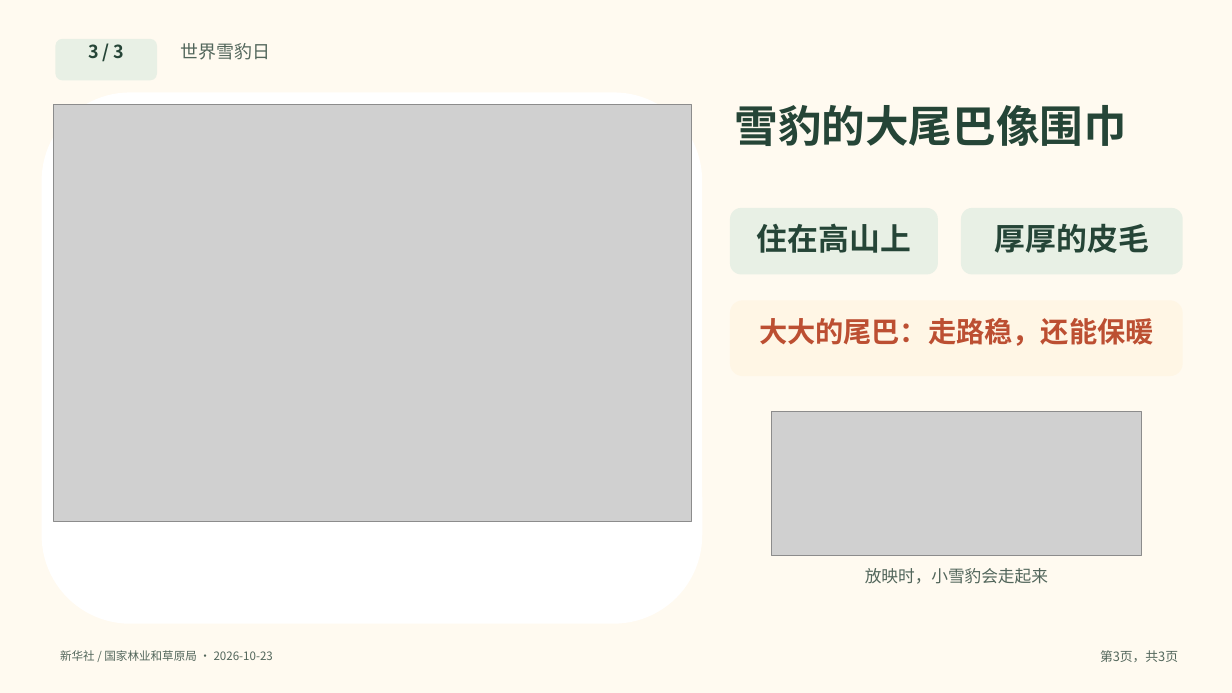
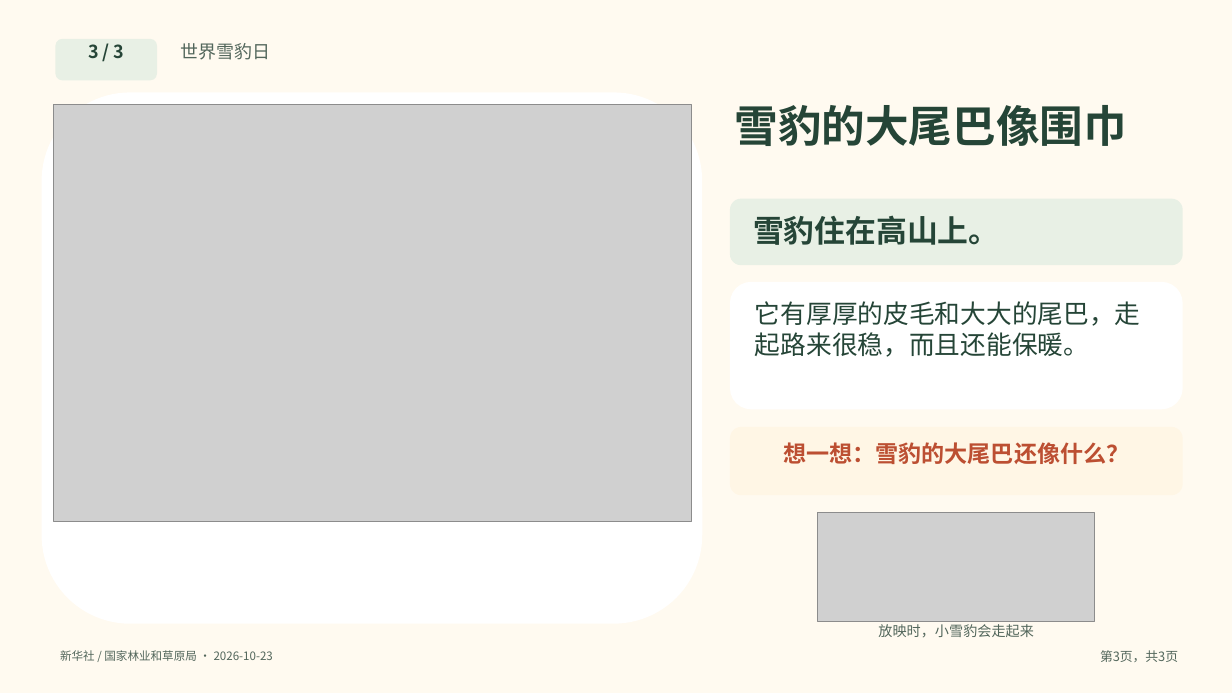
Before and after one commit to solomonhe-hgx/daily-news, a slide deck: slide 3 of daily-news/2026-10-27/今日新闻-2026-10-27.pptx. Drawn at 1232x693 pixels with LibreOffice and Linux fonts; fonts in the diff are those of the drawing; grey boxes stand for pictures. Boxes give left, top, right and bottom in pixels: in the first picture for what was removed or moved away, otherwise in the second. Text is boxed around its words. In the diff, an @@ line names an element or a change of style, - is before the commit and + after.

```diff
--- a/daily-news/2026-10-27/今日新闻-2026-10-27.pptx
+++ b/daily-news/2026-10-27/今日新闻-2026-10-27.pptx
@@ rounded rectangle: place and size @@
-rounded rectangle at [730, 208, 938, 274]
+rounded rectangle at [730, 199, 1183, 265]
@@ text at [753, 215, 999, 245]: text changed @@
-住在高山上
+雪豹住在高山上。
@@ text removed at [995, 223, 1149, 253] @@
-厚厚的皮毛
@@ rounded rectangle: place and size @@
-rounded rectangle at [961, 208, 1183, 274]
+rounded rectangle at [730, 282, 1183, 409]
@@ rounded rectangle at [730, 282, 1183, 409]: fill #E8F0E5 to #FFFFFF @@
@@ text at [755, 301, 1141, 357]: text changed; size 22 to 20 pt; text colour #BC4F32 to #254537; bold off @@
-大大的尾巴：走路稳，还能保暖
+它有厚厚的皮毛和大大的尾巴，走起路来很稳，而且还能保暖。
@@ rounded rectangle: place and size @@
-rounded rectangle at [730, 300, 1183, 376]
+rounded rectangle at [730, 427, 1183, 495]
@@ text added at [783, 442, 1130, 464], 18 pt, text #BC4F32, bold @@
+想一想：雪豹的大尾巴还像什么？
@@ picture: place and size @@
-picture at [772, 411, 1141, 556]
+picture at [818, 513, 1095, 622]
@@ text "放映时，小雪豹会走起来": place and size @@
-text "放映时，小雪豹会走起来" at [865, 568, 1048, 584]
+text "放映时，小雪豹会走起来" at [878, 624, 1034, 638]
@@ text "放映时，小雪豹会走起来" at [878, 624, 1034, 638]: size 13 to 11 pt @@
```
Also in this commit, not shown: 1 other file.
